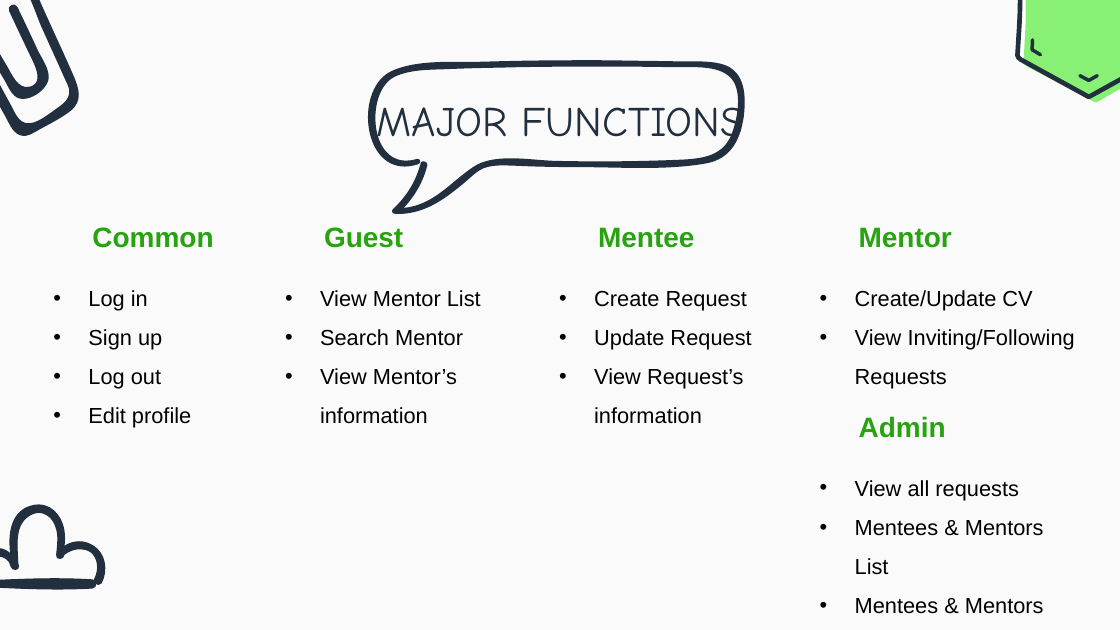
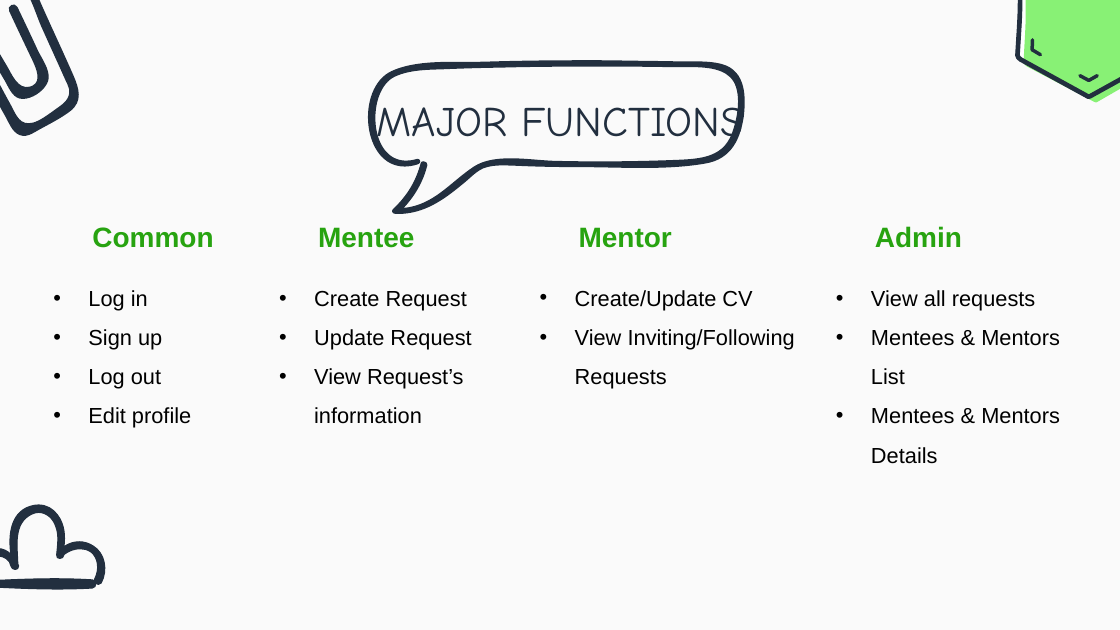
Before and after one commit to ntrphongse/PhongNT-FPTU-Learning-Resources, a slide deck: slide 5 of 2021_Semester5_SUMMER/SWP391/HappyProgrammingProject/HappyProgramming_Presentation.pptx. Drawn at 1120x630 pixels with LibreOffice and Linux fonts; fonts in the diff are those of the drawing. Boxes give left, top, right and bottom in pixels: in the first picture for what was removed or moved away, otherwise in the second. Text is boxed around its words. In the diff, an @@ line names an element or a change of style, - is before the commit and + after.

```diff
--- a/2021_Semester5_SUMMER/SWP391/HappyProgrammingProject/HappyProgramming_Presentation.pptx
+++ b/2021_Semester5_SUMMER/SWP391/HappyProgrammingProject/HappyProgramming_Presentation.pptx
@@ text removed at (324,227,403,248) @@
-Guest
@@ 4 texts: place and size @@
-4 texts at (594,227,1075,424)
+4 texts at (314,227,795,424)
@@ text "Admin": place and size @@
-text "Admin" at (859,416,946,438)
+text "Admin" at (875,226,962,248)
@@ text "View all requests" rewrapped from (855,480,1044,614) to (871,290,1060,464) @@
@@ text removed at (320,290,481,424) @@
-• View Mentor List
-• Search Mentor
-• View Mentor’s information
```
Also in this commit, not shown: 1 other slide changed, 3 slides added.
